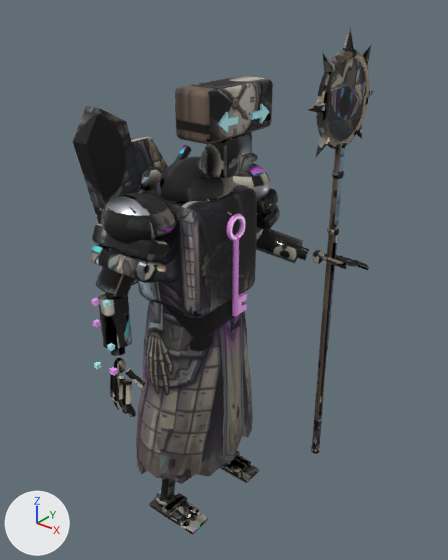
What one commit did to the glTF model assets/models/mobs/datepicker_priest.glb.
Rendered twice from a camera (50 mm lens) standing at (1.69, -1.89, 2.44) and looking at (0.02, 0.19, 1.15). Lighting does not change. The marker at lower left points along +X, +Y and +Z. The picture after the commit comes second. Vertices at exactly the same position are counted once.

Script lines for the objects in view, before the commit:
```python
me_cylinder_005 = bpy.data.meshes.new('Cylinder.005')
me_cylinder_005.from_pydata(...)  # 3426 vertices, 6470 faces; spans x -0.52..0.52, y -0.51..0.9, z 0.0..2.27
me_cylinder_005.materials.append(mat_body)
ob_arm_l_0 = bpy.data.objects.new('arm_L_0', me_cylinder_005)
ob_arm_l_0.location = (0.0, 0.0, 0.0)
```
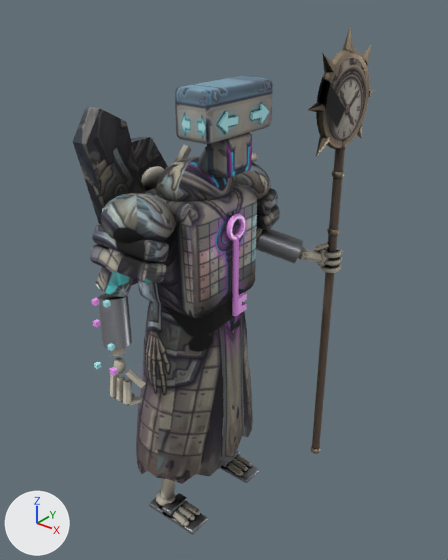
Edits to the scene script, one JSON object a line:
```json
{"block": "me_cylinder_005", "where": "# used by ob_arm_l_0; location = (0.0, 0.0, 0.0)"}
{"op": "remove", "block": "me_cylinder_005", "code": "me_cylinder_005.from_pydata(...)  # 3426 vertices, 6470 faces; spans x -0.52..0.52, y -0.51..0.9, z 0.0..2.27"}
{"op": "add", "block": "me_cylinder_005", "code": "me_cylinder_005.from_pydata(...)  # 3664 vertices, 6966 faces; spans x -0.52..0.41, y -0.51..0.9, z 0.0..2.27"}
{"block": "me_cylinder_005", "change": "me_cylinder_005 part 1: a new loose piece of 84 vertices spanning x 0.31..0.41, y 0.55..0.65, z 1.16..1.18, in mat_body"}
{"block": "me_cylinder_005", "change": "me_cylinder_005 part 2: 6 loose pieces with 96 vertices, spanning x 0.38..0.52, y 0.66..0.7, z 1.17..1.21, are deleted"}
{"block": "me_cylinder_005", "change": "me_cylinder_005 part 3: 5 vertices moved within x 0.3..0.33, y 0.55..0.6, z 1.21..1.26; 81 vertices removed from x 0.28..0.48, y 0.53..0.68, z 1.18..1.26; 229 vertices added at x 0.23..0.41, y 0.48..0.65, z 1.18..1.31"}
{"block": "me_cylinder_005", "change": "me_cylinder_005 part 4: 18 vertices moved from x -0.05..0.05, y -0.49..-0.46, z 0.77..0.85 to x -0.05..0.05, y -0.49..-0.42, z 0.82..0.85; 24 vertices removed from x -0.04..0.06, y -0.5..-0.45, z 0.77..0.85; 24 vertices added at x -0.04..0.06, y -0.49..-0.41, z 0.81..0.86"}
{"block": "me_cylinder_005", "change": "me_cylinder_005 part 5: 5630 kept faces spanning x -0.52..0.39, y -0.51..0.9, z 0.0..2.27 get new texture (UV) coordinates"}
{"block": "me_cylinder_005", "change": "other edits to the shape of me_cylinder_005 do not show in these pictures"}
```

What differs and where, as boxes (x1, y1, x2, y2) in the pictures (448 x 560 px; the box of a moved part takes in the faces that stretch with it):
```json
{"part": 1, "of": "me_cylinder_005", "change": "added", "after": [320, 265, 340, 273]}
{"part": 2, "of": "me_cylinder_005", "change": "deleted", "before": [357, 261, 369, 270]}
{"part": 3, "of": "me_cylinder_005", "change": "reshaped", "before": [312, 250, 358, 270], "after": [300, 242, 342, 267]}
{"part": 4, "of": "me_cylinder_005", "change": "moved or reshaped", "before": [111, 397, 136, 417], "after": [113, 393, 142, 406]}
{"part": 5, "of": "me_cylinder_005", "change": "surface changed", "before": [73, 28, 375, 535], "after": [73, 28, 375, 535], "on screen": "black to grey"}
```
